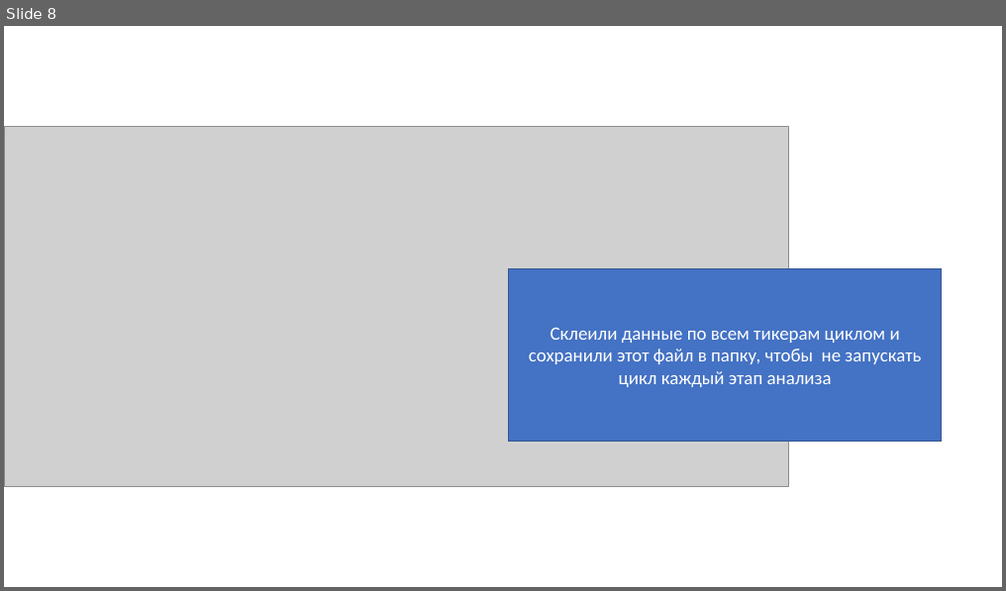
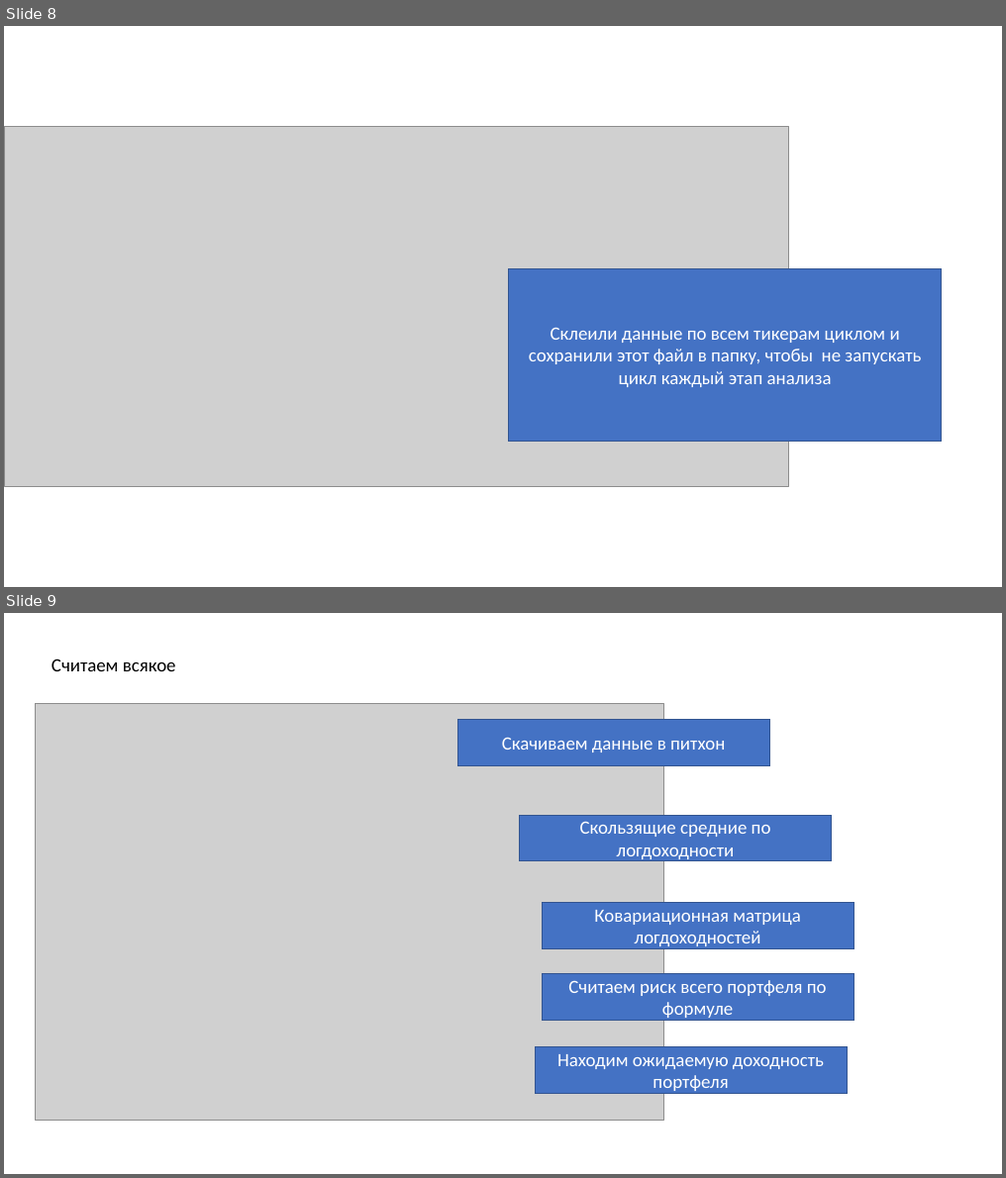
Before and after one commit to zarzir2022/sharp-research, a slide deck: PortfolioOptimum/Портфельный анализ.pptx. Shown one above the other, each under a label of ours: slide 8 before the commit, slides 8 and 9 after it. The pictures are 1006x591 and 1006x1178 pixels, drawn with LibreOffice and Linux fonts; fonts in the diff are those of the drawing; grey boxes stand for pictures. Boxes give left, top, right and bottom in pixels: in the first picture for what was removed or moved away, otherwise in the second. Text is boxed around its words. In the diff, an @@ line names an element or a change of style, - is before the commit and + after.

```diff
--- a/PortfolioOptimum/Портфельный анализ.pptx
+++ b/PortfolioOptimum/Портфельный анализ.pptx
@@ slide 9 added at (4, 613, 1002, 1174), background #FFFFFF @@
@@ text added at (52, 659, 176, 671), 18 pt, text #000000 @@
+Считаем всякое
@@ picture added at (35, 703, 663, 1120) @@
@@ rectangle added at (457, 720, 769, 766), fill #4472C4, outline #325491 1 pt, 18 pt, text #FFFFFF @@
+Скачиваем данные в питхон
@@ rectangle added at (520, 815, 832, 861), fill #4472C4, outline #325491 1 pt, 18 pt, text #FFFFFF @@
+Скользящие средние по логдоходности
@@ rectangle added at (543, 903, 853, 950), fill #4472C4, outline #325491 1 pt, 18 pt, text #FFFFFF @@
+Ковариационная матрица логдоходностей
@@ rectangle added at (543, 973, 853, 1020), fill #4472C4, outline #325491 1 pt, 18 pt, text #FFFFFF @@
+Считаем риск всего портфеля по формуле
@@ rectangle added at (535, 1048, 846, 1093), fill #4472C4, outline #325491 1 pt, 18 pt, text #FFFFFF @@
+Находим ожидаемую доходность портфеля
```
Also in this commit, not shown: 1 slide changed, 7 other slides added, 1 slide removed, 2 other files.
